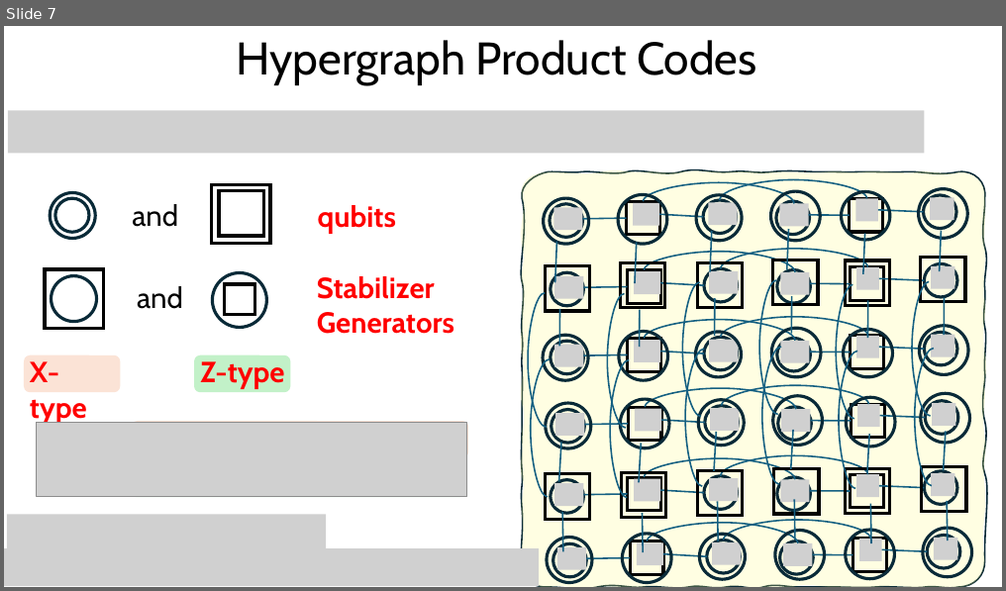
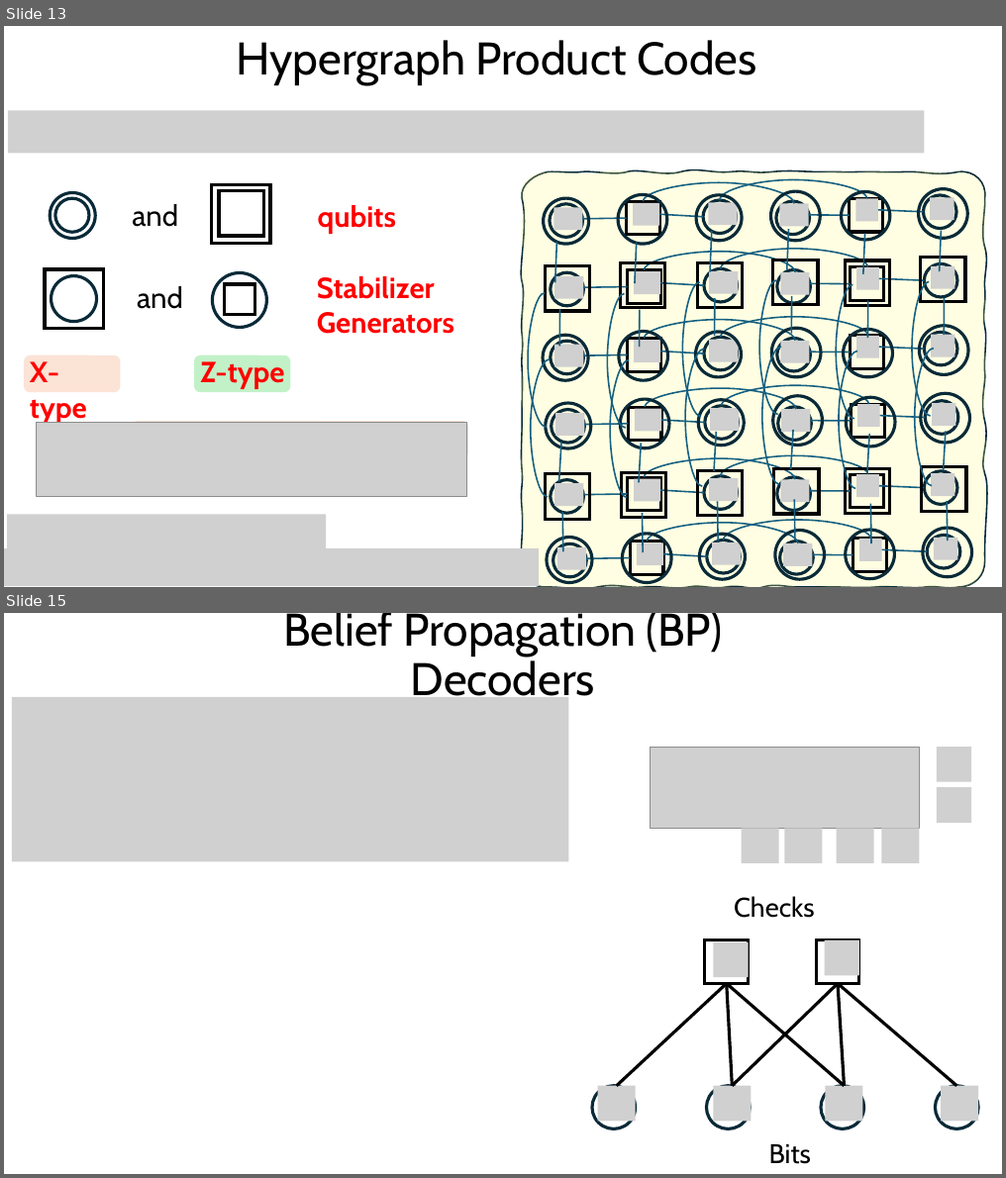
Before and after one commit to paviudes/CorrelatedBPDecoderWithCER, a slide deck: pres/aps_talk.pptx. Shown one above the other, each under a label of ours: slide 7 before the commit, slides 13 and 15 after it; the slides between them are not shown. The pictures are 1006x591 and 1006x1178 pixels, drawn with LibreOffice and Linux fonts; fonts in the diff are those of the drawing; grey boxes stand for pictures. Boxes give left, top, right and bottom in pixels: in the first picture for what was removed or moved away, otherwise in the second. Text is boxed around its words. In the diff, an @@ line names an element or a change of style, - is before the commit and + after.

```diff
--- a/pres/aps_talk.pptx
+++ b/pres/aps_talk.pptx
@@ slide 15 added at [4, 613, 1002, 1174], background #FFFFFF @@
@@ title added at [283, 613, 723, 706], 44 pt, text #000000 @@
+Belief Propagation (BP) Decoders
@@ picture added at [12, 697, 568, 861] @@
@@ group added at [592, 747, 979, 1164]: 13 pictures, 6 lines, 4 ellipses, 2 rectangles, 2 texts @@
+Bits
+Checks
@@ what was slide 7 is now slide 13 @@
```
Also in this commit, not shown: 6 slides changed, 20 other slides added, 2 slides removed, 13 other files.
